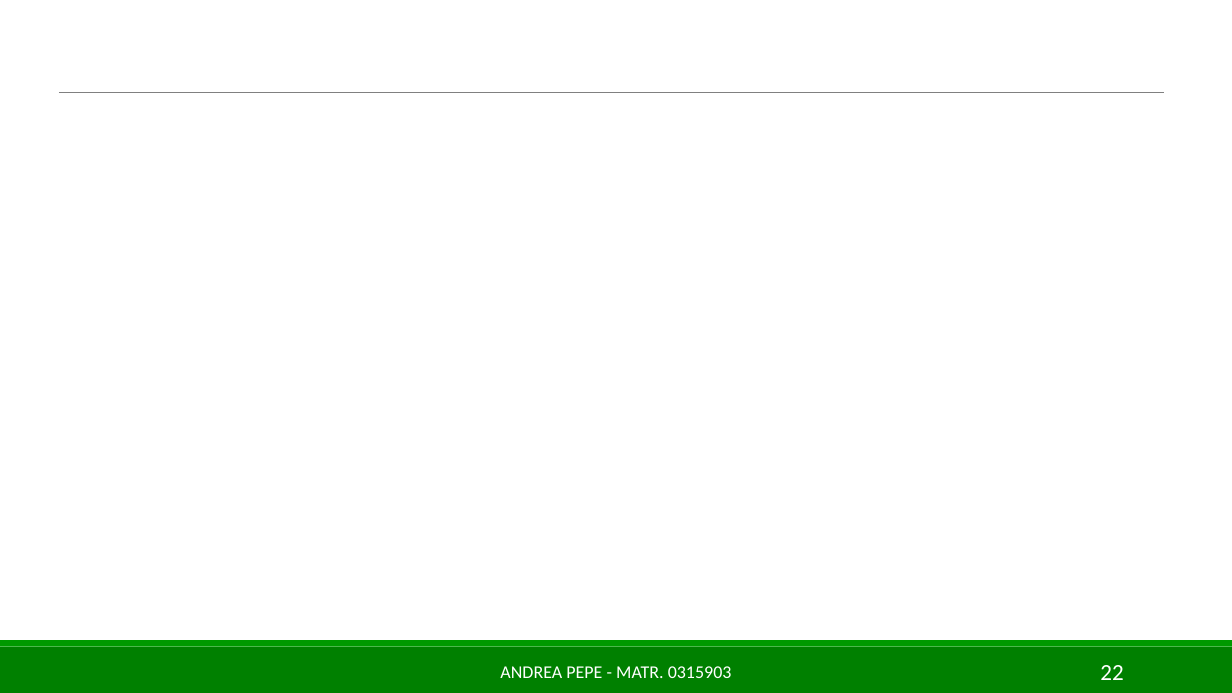
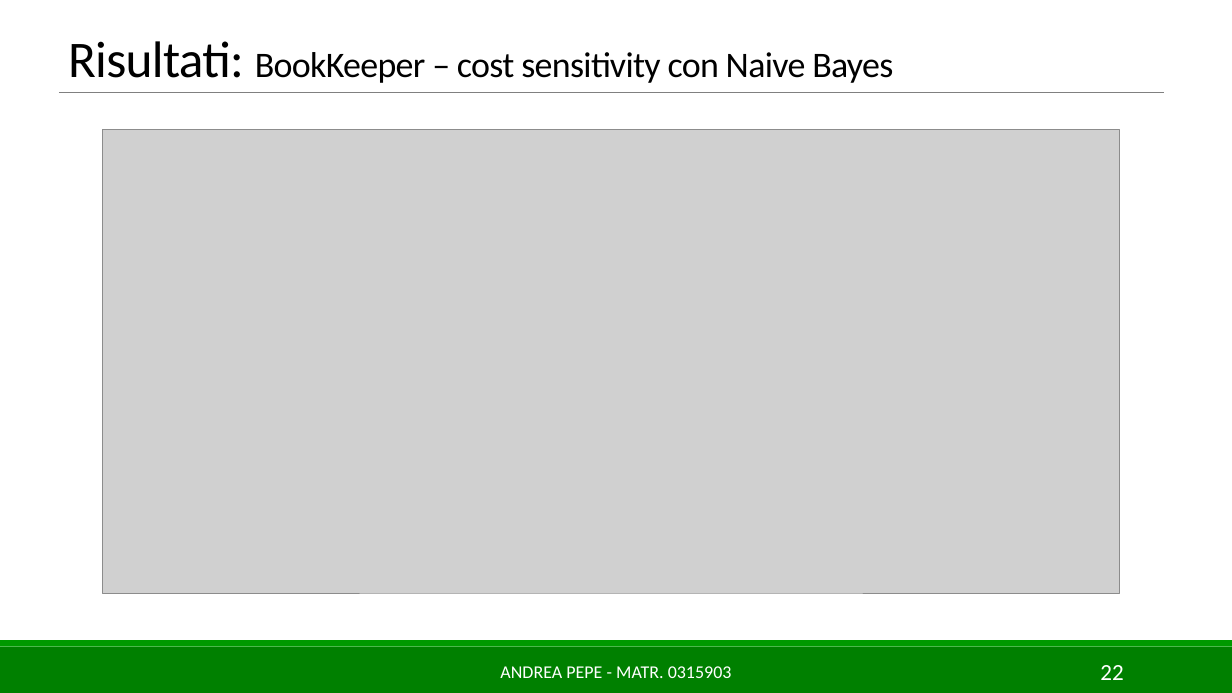
Before and after one commit to AndreaPepe/ISW2_Deliverables, a slide deck: slide 22 of ML/Slides/MLforSE_AndreaPepe_0315903.pptx. Drawn at 1232x693 pixels with LibreOffice and Linux fonts; fonts in the diff are those of the drawing; grey boxes stand for pictures. Boxes give left, top, right and bottom in pixels: in the first picture for what was removed or moved away, otherwise in the second. Text is boxed around its words. In the diff, an @@ line names an element or a change of style, - is before the commit and + after.

```diff
--- a/ML/Slides/MLforSE_AndreaPepe_0315903.pptx
+++ b/ML/Slides/MLforSE_AndreaPepe_0315903.pptx
@@ title added at <box>68,41,893,83</box>, 28 pt, text #000000 @@
+Risultati: BookKeeper – cost sensitivity con Naive Bayes
@@ picture added at <box>103,129,1120,592</box> @@
```
Also in this commit, not shown: 3 other slides changed, 9 other files.
